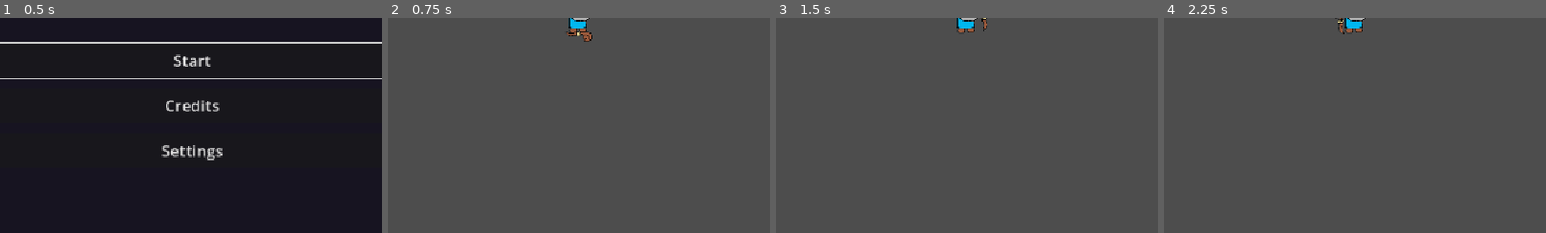
Above: before the commit, frames 1-4 (left to right).
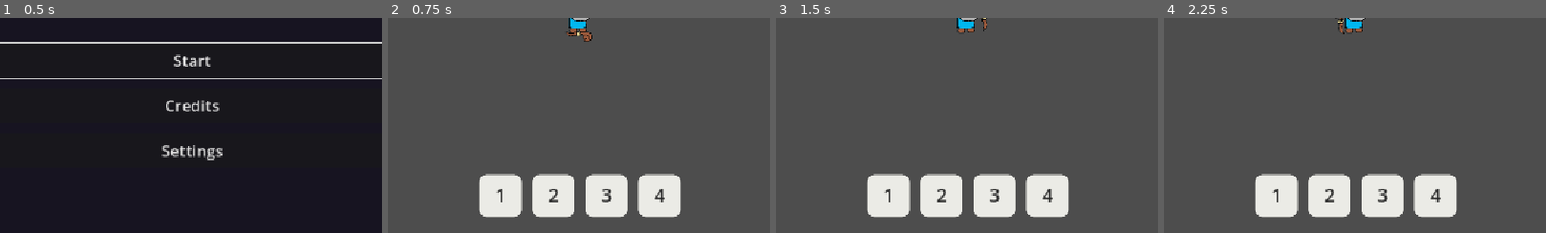
Above: after the commit, the same moments.

Repository: LeyuDing/SteelHacks2026
Game: Godot game, scene res://Scenes/main_menu.tscn
Same seed, same stepped clock (60 frames per second), same inputs: the game is played once before the commit and once after it. The engine's default icon, where the game draws it, is replaced by a stand-in: a white triangle on a blue panel in a dark square.
Inputs (mouse positions are % of the whole screen's width and height, from its top left):
- Up to frame 1 (0.5 s): no input
- Up to frame 2 (0.75 s): click "Start" at 0.5 s
- Up to frame 3 (1.5 s): tap Enter at 1.25 s; move the mouse to (72, 45) at 1.27 s; hold Right (ui_right) from 1.28 s (still down)
- Up to frame 4 (2.25 s): move the mouse to (30, 55) at 2.02 s; release Right (ui_right) at 2.03 s; hold Down (ui_down) from 2.03 s (still down)
The pictures show only the part of the screen within x 25-75%, y 50-100%; the shares and areas given below are measured in that part.

Frame 1 is identical in both runs. In frame 2, 8.7% of the frame differs, in the area x 23-77%, y 72-93%; in frame 3, 8.7%; in frame 4, 8.7%.

Commit message:
Add spell cooldown bar HUD
Checkpoint commit for in-progress work: bottom-center square cooldown
indicators for the 4 spell slots, driven by the existing SpellNTimer nodes.

Co-Authored-By: Claude Sonnet 5 <noreply@anthropic.com>

Diff:
--- a/Scenes/main_scene.tscn
+++ b/Scenes/main_scene.tscn
@@ -5,6 +5,7 @@
 [ext_resource type="Texture2D" uid="uid://528og3rokxnr" path="res://icon.svg" id="2_jv6wh"]
 [ext_resource type="Script" uid="uid://jhteooycqyun" path="res://Scripts/enemy_spawner.gd" id="3_jv6wh"]
 [ext_resource type="Script" path="res://Scripts/clock_display.gd" id="4_clock"]
+[ext_resource type="Script" path="res://Scripts/spell_cooldown_bar.gd" id="5_cooldownbar"]
 
 [sub_resource type="NavigationPolygon" id="NavigationPolygon_x6ack"]
 vertices = PackedVector2Array(1920, 1516.5469, 1919.0703, 1920, -1920, 1920, -1920, -1920, 1920, -1920)
@@ -38,6 +39,9 @@
 text = "00:00"
 horizontal_alignment = 1
 script = ExtResource("4_clock")
+
+[node name="SpellCooldownBar" type="Control" parent="UI"]
+script = ExtResource("5_cooldownbar")
 
 [node name="NavigationRegion2D" type="NavigationRegion2D" parent="." unique_id=966248076]
 navigation_polygon = SubResource("NavigationPolygon_x6ack")
--- /dev/null
+++ b/Scripts/spell_cooldown_bar.gd
@@ -0,0 +1,142 @@
+extends Control
+
+## Bottom-of-screen HUD tracking each spell's cooldown as a rounded square
+## labeled 1-4, centered on the screen's vertical axis.
+##
+## Everything (square size, spacing, margin, corner rounding, colors) is
+## driven by the @export vars below and applied in _layout(), so resizing
+## or repositioning the whole bar never requires touching the scene tree -
+## just change a value here or in the Inspector.
+##
+## Each square starts dull white (ready). Casting a spell (see
+## main_scene.gd's spell_caster(), which starts SpellNTimer) turns its
+## square gray; as SpellNTimer counts down, a gray "CooldownOverlay" panel
+## pinned to the top of the square shrinks at the same rate as the
+## cooldown, uncovering the dull-white base from the bottom up until the
+## square reads fully ready again.
+##
+## Cooldown state is read straight from the main scene's spellN dicts and
+## SpellNTimer nodes every _process() frame, so it can never go stale -
+## in particular, whatever changes an upgrade makes to a spell's cooldown
+## shows up on the very next frame after the upgrade screen closes, which
+## satisfies "update at least once per upgrade pick" for free.
+
+@export var square_size : float = 64.0
+@export var square_spacing : float = 16.0
+@export var bottom_margin : float = 24.0
+@export var corner_radius : float = 12.0
+@export var number_font_size : int = 28
+
+@export var ready_color : Color = Color(0.92, 0.92, 0.9, 1.0)
+@export var cooldown_color : Color = Color(0.35, 0.35, 0.35, 1.0)
+@export var number_color : Color = Color(0.15, 0.15, 0.15, 1.0)
+
+const SPELL_COUNT := 4
+
+@onready var game_scene = get_tree().current_scene
+
+var _bases : Array[Panel] = []
+var _overlays : Array[Panel] = []
+
+
+func _ready() -> void:
+	_build_slots()
+	_layout()
+
+
+# Creates the 4 slots (base square + cooldown overlay + number label) purely
+# in code, so the scene file only ever needs this one Control node.
+func _build_slots() -> void:
+	for i in SPELL_COUNT:
+		var slot := Control.new()
+		slot.name = "Slot%d" % (i + 1)
+		slot.mouse_filter = Control.MOUSE_FILTER_IGNORE
+		add_child(slot)
+
+		var base := Panel.new()
+		base.name = "Base"
+		base.mouse_filter = Control.MOUSE_FILTER_IGNORE
+		slot.add_child(base)
+		_bases.append(base)
+
+		var overlay := Panel.new()
+		overlay.name = "CooldownOverlay"
+		overlay.mouse_filter = Control.MOUSE_FILTER_IGNORE
+		slot.add_child(overlay)
+		_overlays.append(overlay)
+
+		var label := Label.new()
+		label.name = "NumberLabel"
+		label.text = str(i + 1)
+		label.horizontal_alignment = HORIZONTAL_ALIGNMENT_CENTER
+		label.vertical_alignment = VERTICAL_ALIGNMENT_CENTER
+		label.mouse_filter = Control.MOUSE_FILTER_IGNORE
+		slot.add_child(label)
+
+
+# Positions/sizes the bar and its slots from the @export knobs above. Called
+# once at startup; re-call manually (e.g. from the editor's "Remote" tree,
+# or by bumping one of the exports) if you change a knob at runtime.
+func _layout() -> void:
+	var total_width := SPELL_COUNT * square_size + (SPELL_COUNT - 1) * square_spacing
+
+	# Center the whole bar on the screen's vertical axis, flush near the
+	# bottom edge.
+	anchor_left = 0.5
+	anchor_right = 0.5
+	anchor_top = 1.0
+	anchor_bottom = 1.0
+	grow_horizontal = Control.GROW_DIRECTION_BOTH
+	offset_left = -total_width / 2.0
+	offset_right = total_width / 2.0
+	offset_top = -(square_size + bottom_margin)
+	offset_bottom = -bottom_margin
+
+	var base_style := StyleBoxFlat.new()
+	base_style.set_corner_radius_all(int(corner_radius))
+	base_style.bg_color = ready_color
+
+	var overlay_style := StyleBoxFlat.new()
+	overlay_style.set_corner_radius_all(int(corner_radius))
+	overlay_style.bg_color = cooldown_color
+
+	for i in SPELL_COUNT:
+		var slot : Control = get_child(i)
+		slot.position = Vector2(i * (square_size + square_spacing), 0.0)
+		slot.size = Vector2(square_size, square_size)
+
+		var base : Panel = _bases[i]
+		base.position = Vector2.ZERO
+		base.size = Vector2(square_size, square_size)
+		base.add_theme_stylebox_override("panel", base_style)
+
+		var overlay : Panel = _overlays[i]
+		overlay.position = Vector2.ZERO
+		overlay.size = Vector2(square_size, 0.0)
+		overlay.add_theme_stylebox_override("panel", overlay_style)
+
+		var label : Label = slot.get_node("NumberLabel")
+		label.position = Vector2.ZERO
+		label.size = Vector2(square_size, square_size)
+		label.add_theme_font_size_override("font_size", number_font_size)
+		label.add_theme_color_override("font_color", number_color)
+
+
+func _process(_delta: float) -> void:
+	if game_scene == null:
+		return
+
+	for i in SPELL_COUNT:
+		var spell : Variant = game_scene.get("spell%d" % (i + 1))
+		var timer : Timer = game_scene.get_node_or_null("Spell%dTimer" % (i + 1))
+
+		var fraction := 0.0
+		if spell != null and timer != null:
+			var cooldown : float = spell.get("cooldown", 0.0)
+			if cooldown > 0.0:
+				fraction = clampf(timer.time_left / cooldown, 0.0, 1.0)
+
+		# fraction is 1.0 right after casting (fully gray) and eases to 0.0
+		# as the cooldown finishes (fully dull white again), so the overlay
+		# height tracks the cooldown 1:1.
+		_overlays[i].size.y = square_size * fraction
Not shown, added: Scripts/spell_cooldown_bar.gd.uid
